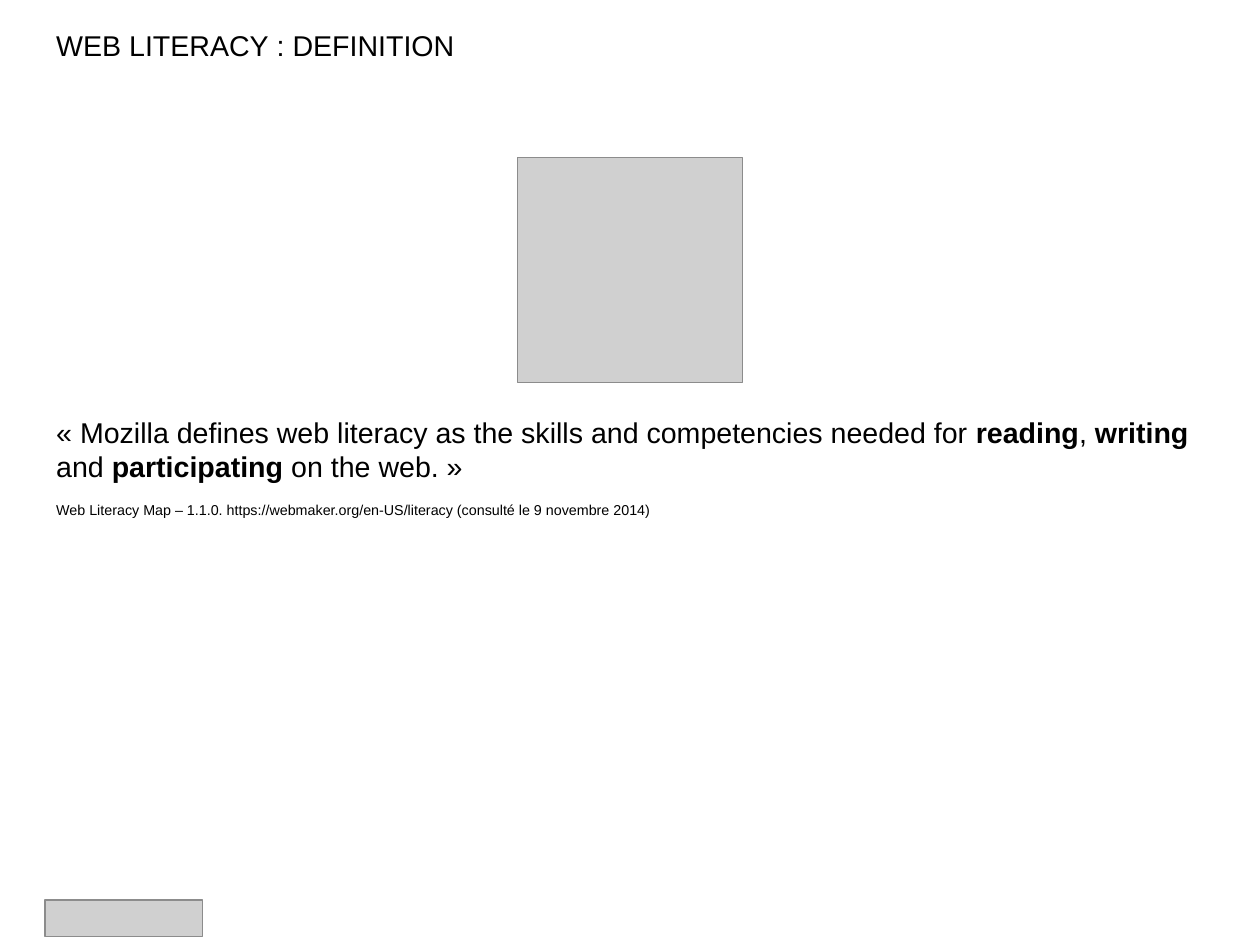
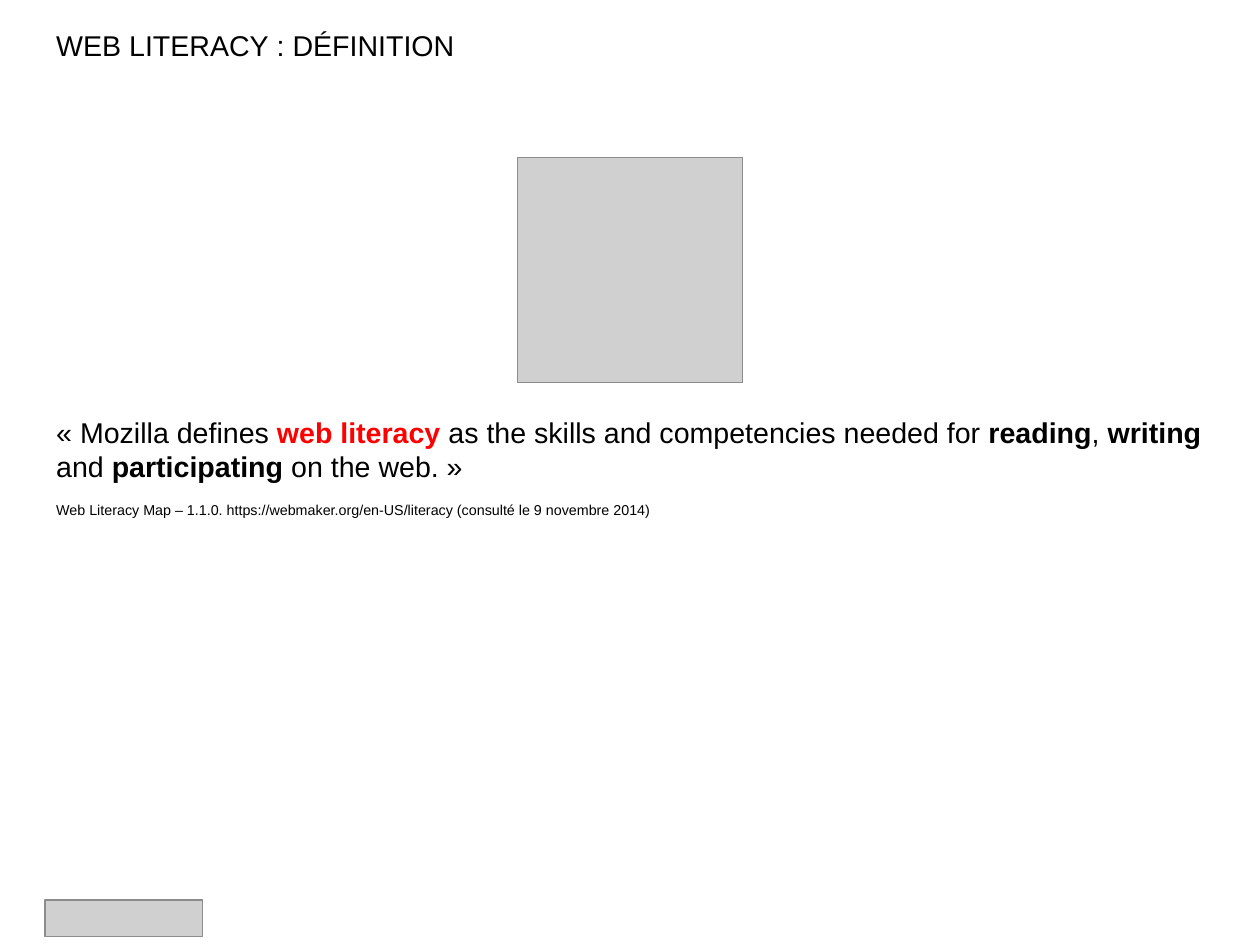
Before and after one commit to grolimur/HEG-765-21, a slide deck: slide 22 of sem3/supports/formation-usagers-bib-S03-E01.odp (slide 20 before the commit). Drawn at 1260x945 pixels with LibreOffice and Linux fonts; fonts in the diff are those of the drawing; grey boxes stand for pictures. Boxes give left, top, right and bottom in pixels: in the first picture for what was removed or moved away, otherwise in the second. Text is boxed around its words. In the diff, an @@ line names an element or a change of style, - is before the commit and + after.

```diff
--- a/sem3/supports/formation-usagers-bib-S03-E01.odp
+++ b/sem3/supports/formation-usagers-bib-S03-E01.odp
@@ text at box(56, 34, 455, 57): text changed @@
-WEB LITERACY : DEFINITION
+WEB LITERACY : DÉFINITION
@@ text at box(56, 422, 1202, 483): text colour #000000 to #FF0000, bold on in "web literacy" @@
```
Also in this commit, not shown: 3 other slides changed, 4 slides added, 1 slide removed, 6 other files.
